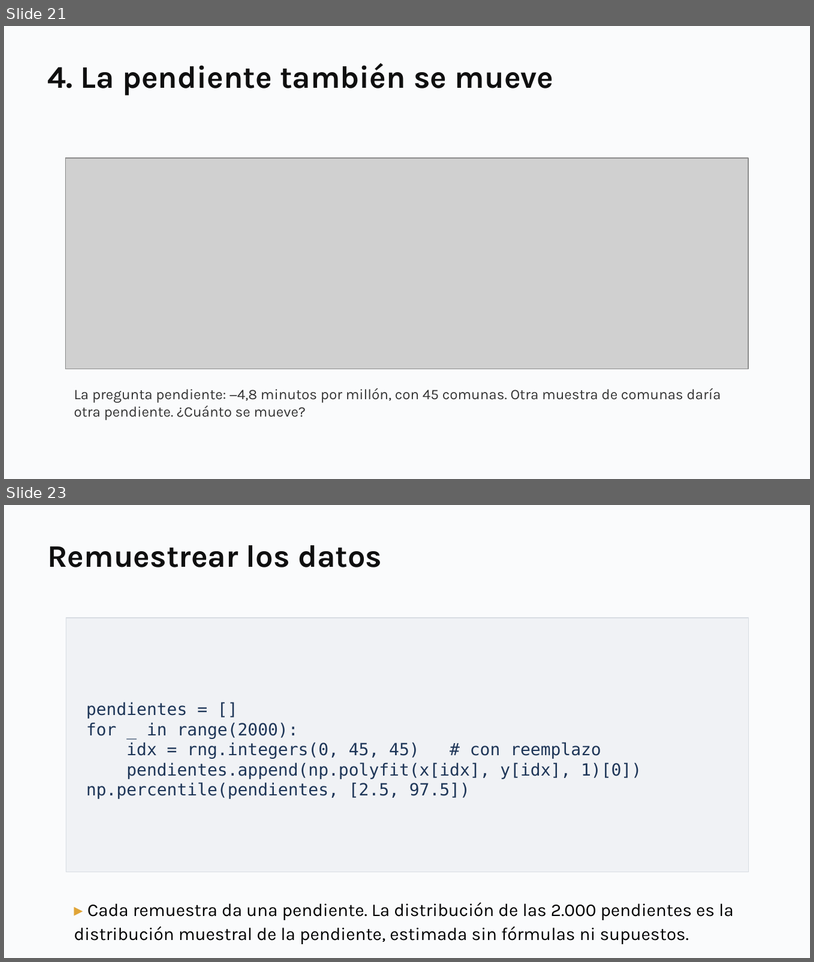
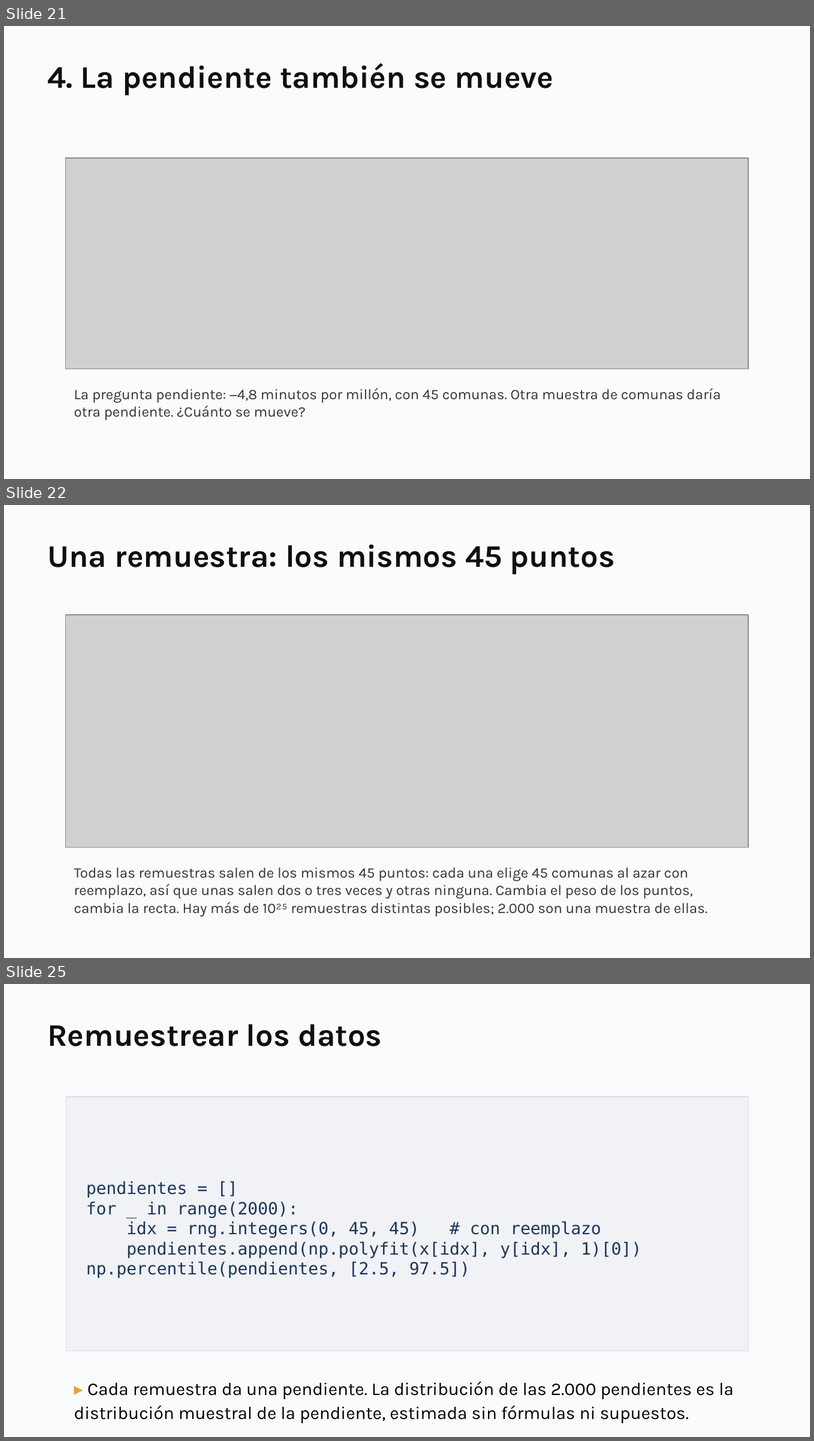
Before and after one commit to daniopitz/diplomado-cdd, a slide deck: presentaciones/clase05_probabilidad_inferencia.pptx. Shown one above the other, each under a label of ours: slides 21 and 23 before the commit, slides 21, 22 and 25 after it; the slides between them are not shown. The pictures are 814x962 and 814x1441 pixels, drawn with LibreOffice and Linux fonts; fonts in the diff are those of the drawing; grey boxes stand for pictures. Boxes give left, top, right and bottom in pixels: in the first picture for what was removed or moved away, otherwise in the second. Text is boxed around its words. In the diff, an @@ line names an element or a change of style, - is before the commit and + after.

```diff
--- a/presentaciones/clase05_probabilidad_inferencia.pptx
+++ b/presentaciones/clase05_probabilidad_inferencia.pptx
@@ slide 22 added at box(4, 505, 810, 958), background #FFFFFF @@
@@ rectangle added at box(4, 505, 810, 958), fill #FAFBFC @@
@@ text added at box(47, 544, 615, 574), 28 pt, text #0F0F0F, bold @@
+Una remuestra: los mismos 45 puntos
@@ picture added at box(65, 615, 749, 848) @@
@@ text added at box(74, 867, 708, 917), 13 pt, text #333333 @@
+Todas las remuestras salen de los mismos 45 puntos: cada una elige 45 comunas al azar con reemplazo, así que unas salen dos o tres veces y otras ninguna. Cambia el peso de los puntos, cambia la recta. Hay más de 10²⁵ remuestras distintas posibles; 2.000 son una muestra de ellas.
@@ what was slide 23 is now slide 25 @@
```
Also in this commit, not shown: 2 other slides added, 1 slide removed, 3 other files.
